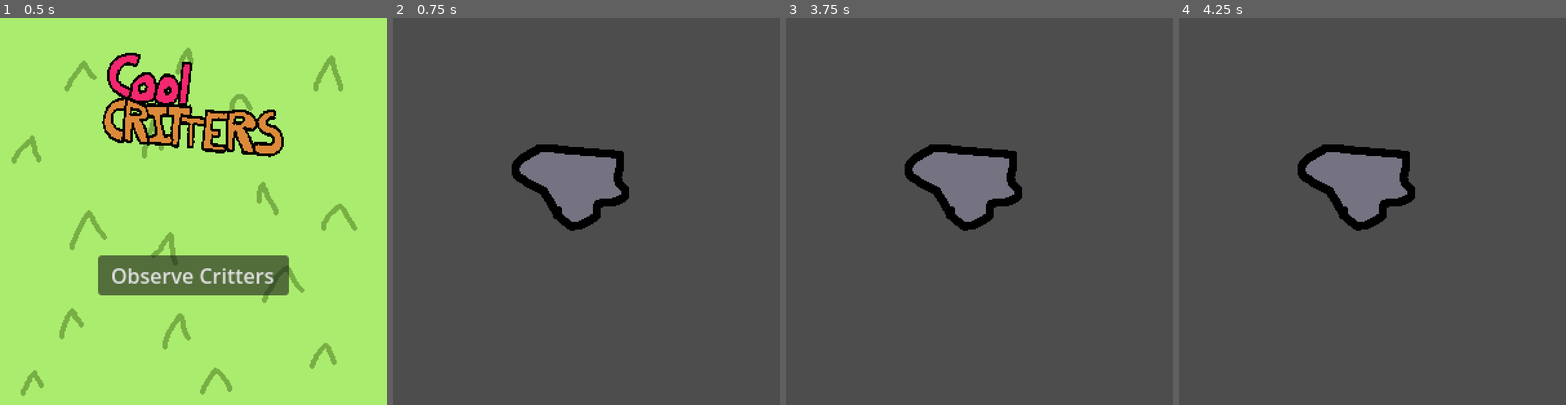
Above: before the commit, frames 1-4 (left to right).
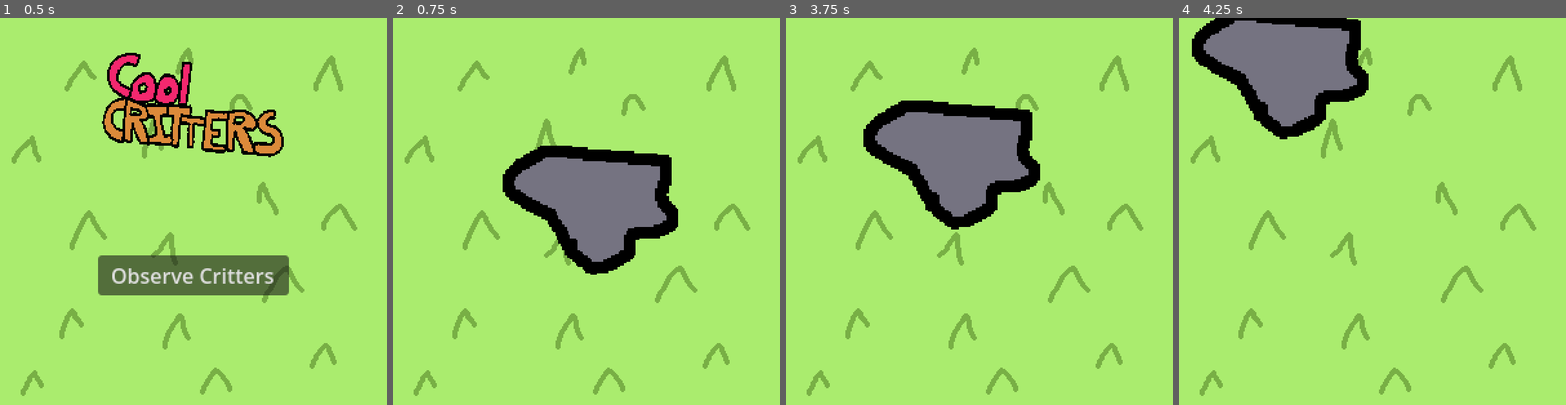
Above: after the commit, the same moments.

Repository: kennethbchen/Cool-Critters
Game: Godot game, scene res://title.tscn
Two runs of this game, one before a commit and one after it. Both use one fixed random seed, a clock stepped at 60 frames per second and the inputs below.
Inputs (mouse positions are in pixels of both pictures, inside the frame that each line leads up to):
- Up to frame 1 (0.5 s): no input
- Up to frame 2 (0.75 s): click "Observe Critters" at 0.5 s
- Up to frame 3 (3.75 s): tap Enter at 1.25, 2.75 s; move the mouse to (1064, 192) at 1.27 s; press the mouse at (1064, 192) at 1.28 s; release the mouse at (1064, 192) at 2 s; tap Space at 2, 3.5 s; drag from (902, 230) to (960, 288) at 2.02 s; move the mouse to (1018, 126) at 2.77 s; press the mouse at (1018, 126) at 2.78 s; release the mouse at (1018, 126) at 3.5 s; drag from (960, 288) to (863, 153) at 3.52 s
- Up to frame 4 (4.25 s): no input

Frame 1 is identical in both runs. In frame 2, 97% of the frame differs, in the area x 0-100%, y 0-100%; in frame 3, 97%; in frame 4, 100%.

Commit message:
Implemented clicking and dragging rocks; changed florida rock to texas

Diff:
--- a/game.tscn
+++ b/game.tscn
@@ -1,11 +1,25 @@
-[gd_scene load_steps=2 format=3 uid="uid://b55kcv7uhnbqh"]
+[gd_scene load_steps=5 format=3 uid="uid://b55kcv7uhnbqh"]
 
+[ext_resource type="Script" path="res://scripts/Rock.gd" id="1_74gl1"]
 [ext_resource type="Texture2D" uid="uid://do110c20y1d8e" path="res://sprites/cool critters_Slices/Rock5.png" id="1_klhtb"]
+[ext_resource type="Texture2D" uid="uid://b2l53w5ojkmql" path="res://sprites/cool critters_Slices/Grass.png" id="1_lki38"]
+
+[sub_resource type="CircleShape2D" id="CircleShape2D_3yklb"]
+radius = 44.7214
 
 [node name="game" type="Node2D"]
 
-[node name="Node2D" type="Node2D" parent="."]
-position = Vector2(140, 131)
+[node name="Grass" type="Sprite2D" parent="."]
+position = Vector2(150, 150)
+texture = ExtResource("1_lki38")
 
-[node name="Sprite2D" type="Sprite2D" parent="Node2D"]
+[node name="Rock" type="Area2D" parent="."]
+position = Vector2(157, 148)
+scale = Vector2(1.5, 1.5)
+script = ExtResource("1_74gl1")
+
+[node name="Sprite2D" type="Sprite2D" parent="Rock"]
 texture = ExtResource("1_klhtb")
+
+[node name="CollisionShape2D" type="CollisionShape2D" parent="Rock"]
+shape = SubResource("CircleShape2D_3yklb")
--- a/project.godot
+++ b/project.godot
@@ -27,6 +27,14 @@
 
 enabled=PackedStringArray("res://addons/simplemenu/plugin.cfg")
 
+[input]
+
+grab={
+"deadzone": 0.5,
+"events": [null, Object(InputEventMouseButton,"resource_local_to_scene":false,"resource_name":"","device":-1,"window_id":0,"alt_pressed":false,"shift_pressed":false,"ctrl_pressed":false,"meta_pressed":false,"button_mask":0,"position":Vector2(0, 0),"global_position":Vector2(0, 0),"factor":1.0,"button_index":1,"canceled":false,"pressed":false,"double_click":false,"script":null)
+]
+}
+
 [rendering]
 
 textures/canvas_textures/default_texture_filter=0
--- /dev/null
+++ b/scripts/Rock.gd
@@ -0,0 +1,21 @@
+extends Area2D
+
+var grab_pos: Vector2
+
+var held = false
+
+# This click and drag setup does not work with overlapping objects
+
+func _unhandled_input(event):
+
+	if held and event is InputEventMouseMotion:
+		position = event.position - grab_pos
+
+func _input_event(viewport: Viewport, event: InputEvent, shape_idx: int):
+
+	if event.is_action_pressed("grab"):
+		held = true
+		grab_pos = event.position - position
+
+	if event.is_action_released("grab"):
+		held = false
Binary file changed: sprites/cool critters.ase
Binary file changed: sprites/cool critters_Slices/Rock10.png
